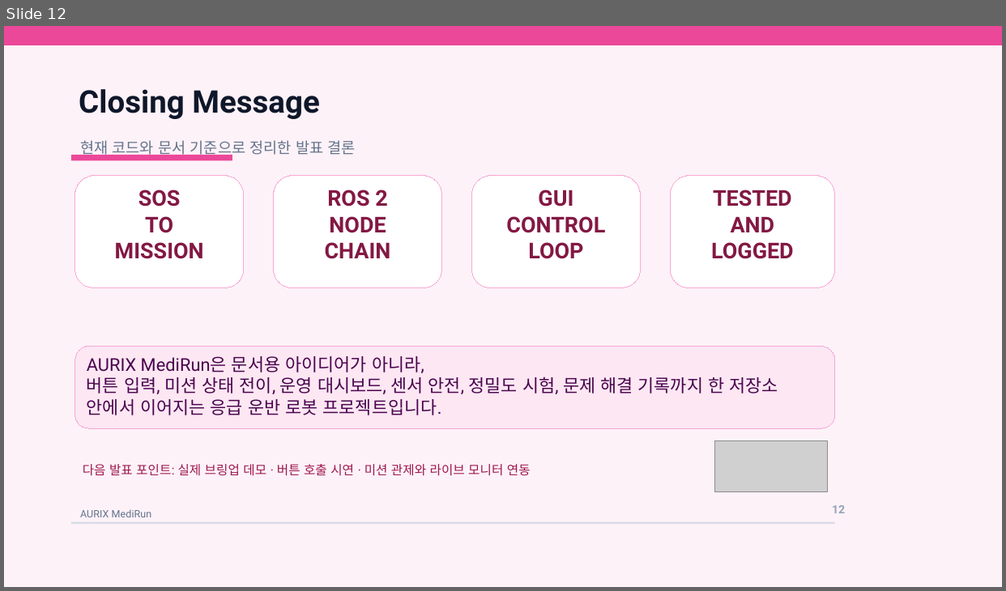
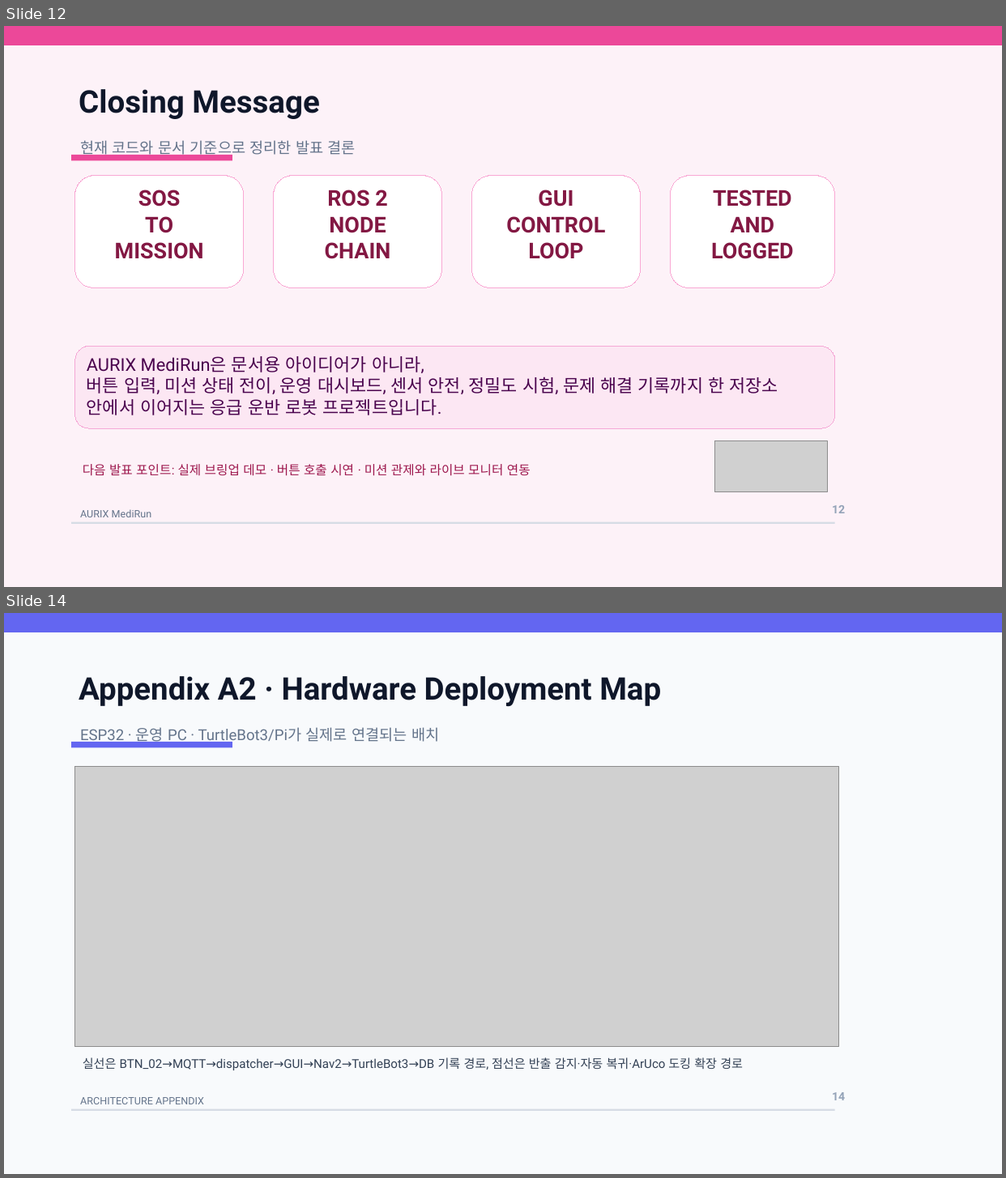
Before and after one commit to DTRos2/aurix_medirun, a slide deck: ppt/AURIX_MediRun_발표자료.pptx. Shown one above the other, each under a label of ours: slide 12 before the commit, slides 12 and 14 after it; the slides between them are not shown. The pictures are 1006x591 and 1006x1178 pixels, drawn with LibreOffice and Linux fonts; fonts in the diff are those of the drawing; grey boxes stand for pictures. Boxes give left, top, right and bottom in pixels: in the first picture for what was removed or moved away, otherwise in the second. Text is boxed around its words. In the diff, an @@ line names an element or a change of style, - is before the commit and + after.

```diff
--- a/ppt/AURIX_MediRun_발표자료.pptx
+++ b/ppt/AURIX_MediRun_발표자료.pptx
@@ slide 14 added at [4,613,1002,1174], background #F6F8FB @@
@@ rectangle added at [4,613,1002,1174], fill #F8FAFC @@
@@ rectangle added at [4,613,1002,632], fill #6366F1 @@
@@ text added at [79,676,661,707], 30 pt, text #0F172A, bold @@
+Appendix A2 · Hardware Deployment Map
@@ text added at [80,727,439,745], 14.5 pt, text #64748B @@
+ESP32 · 운영 PC · TurtleBot3/Pi가 실제로 연결되는 배치
@@ rectangle added at [71,742,232,747], fill #6366F1 @@
@@ picture added at [75,766,839,1047] @@
@@ text added at [83,1058,743,1071], 11.8 pt, text #334155 @@
+실선은 BTN_02→MQTT→dispatcher→GUI→Nav2→TurtleBot3→DB 기록 경로, 점선은 반출 감지·자동 복귀·ArUco 도킹 확장 경로
@@ text added at [80,1097,204,1105], 9.8 pt, text #64748B @@
+ARCHITECTURE APPENDIX
@@ text added at [832,1093,845,1101], 11 pt, text #94A3B8, bold @@
+14
@@ rectangle added at [71,1110,835,1112], fill #D6DCE5 @@
```
Also in this commit, not shown: 4 other slides added, 2 other files.
